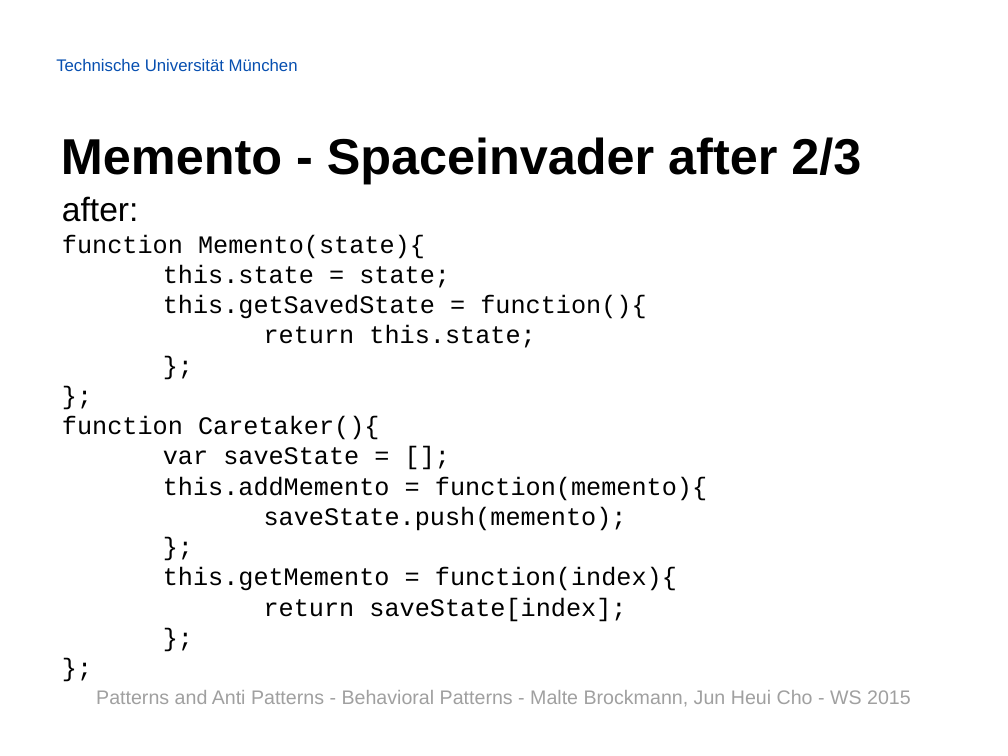
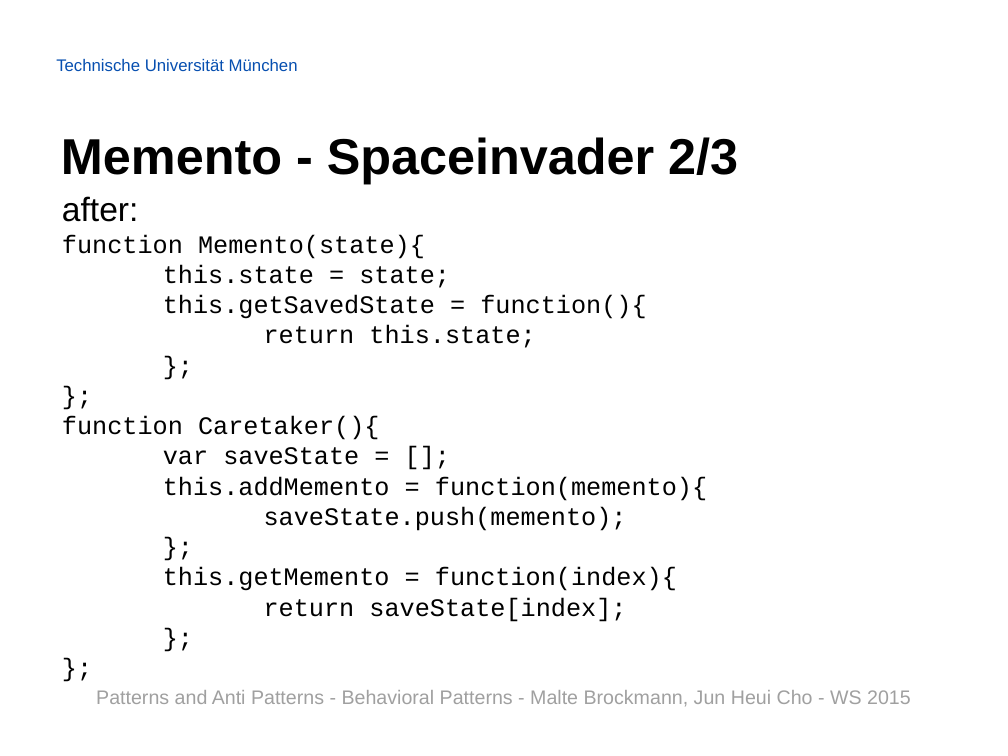
Before and after one commit to Painted6/Behavioral-design-patterns, a slide deck: slide 13 of Behavioral Patterns - JS Patterns and Anti Patterns.pptx. Drawn at 1008x756 pixels with LibreOffice and Linux fonts; fonts in the diff are those of the drawing; background and template pictures are left out. Boxes give left, top, right and bottom in pixels: in the first picture for what was removed or moved away, otherwise in the second. Text is boxed around its words. In the diff, an @@ line names an element or a change of style, - is before the commit and + after.

Commit message:
addes chain of responsibility and added marker for what changed befor->after

```diff
--- a/Behavioral Patterns - JS Patterns and Anti Patterns.pptx
+++ b/Behavioral Patterns - JS Patterns and Anti Patterns.pptx
@@ title at (61,137,738,184): text changed @@
-Memento - Spaceinvader after 2/3
+Memento - Spaceinvader 2/3
```
Also in this commit, not shown: 5 other slides changed, 6 slides added.
